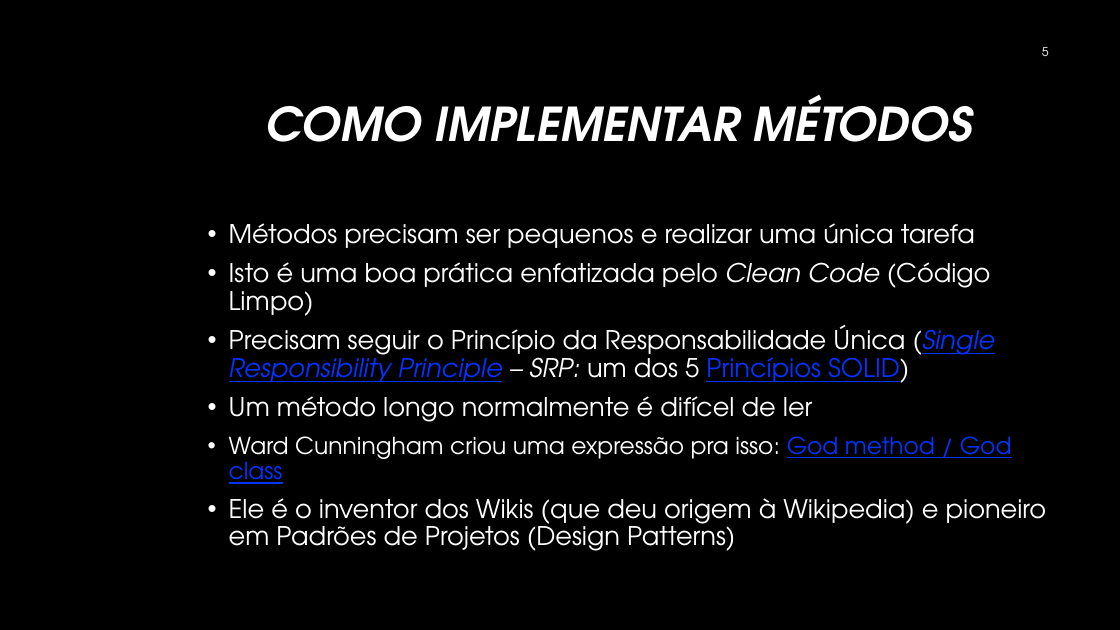
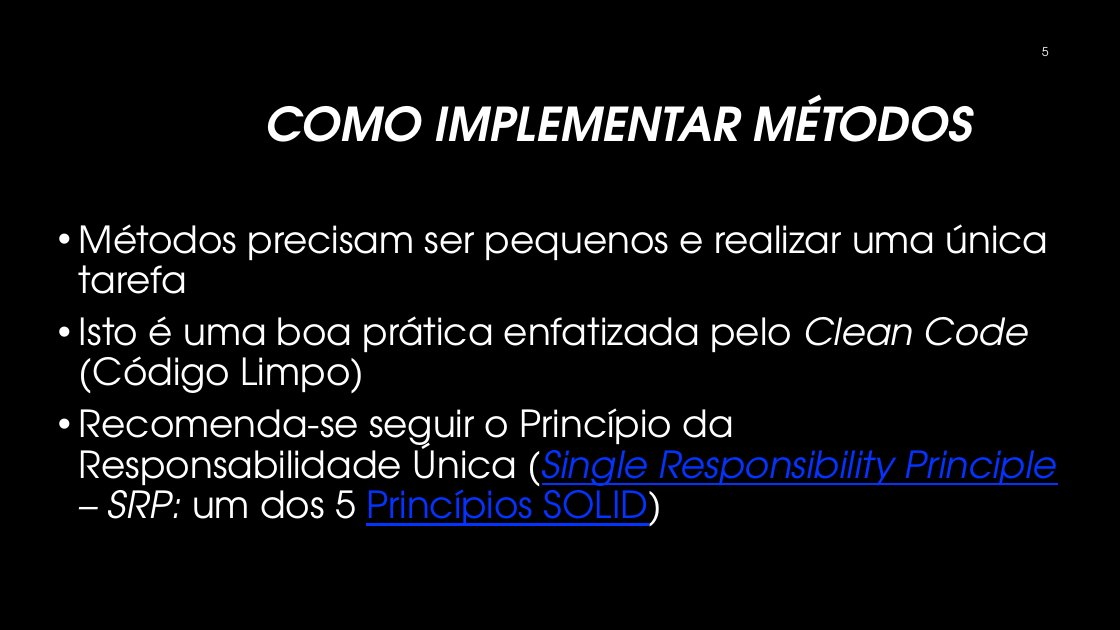
Before and after one commit to iftopalmas/testes-de-software, a slide deck: slide 5 of projects/01-introducao-tdd/tdd.pptx. Drawn at 1120x630 pixels with LibreOffice and Linux fonts; fonts in the diff are those of the drawing; background and template pictures are left out. Boxes give left, top, right and bottom in pixels: in the first picture for what was removed or moved away, otherwise in the second. Text is boxed around its words. In the diff, an @@ line names an element or a change of style, - is before the commit and + after.

```diff
--- a/projects/01-introducao-tdd/tdd.pptx
+++ b/projects/01-introducao-tdd/tdd.pptx
@@ text "Métodos precisam ser pequenos e ...": place and size @@
-text "Métodos precisam ser pequenos e ..." at <box>229,223,1047,551</box>
+text "Métodos precisam ser pequenos e ..." at <box>79,224,1057,526</box>
@@ text at <box>79,224,1049,393</box>: size 22 to 32 pt in "Métodos precisam ser pequenos e realizar uma ...", "Isto é uma boa prática enfatizada pelo ..." @@
@@ text at <box>79,408,1057,526</box>: text changed; size 22 to 32 pt @@
-• Precisam seguir o Princípio da Responsabilidade Única (Single Responsibility Principle – SRP: um dos 5 Princípios SOLID)
-• Um método longo normalmente é difícel de ler
-• Ward Cunningham criou uma expressão pra isso: God method / God class
-• Ele é o inventor dos Wikis (que deu origem à Wikipedia) e pioneiro em Padrões de Projetos (Design Patterns)
+• Recomenda-se seguir o Princípio da Responsabilidade Única (Single Responsibility Principle – SRP: um dos 5 Princípios SOLID)
```
Also in this commit, not shown: 21 other slides changed, 7 slides added, 1 other file.
